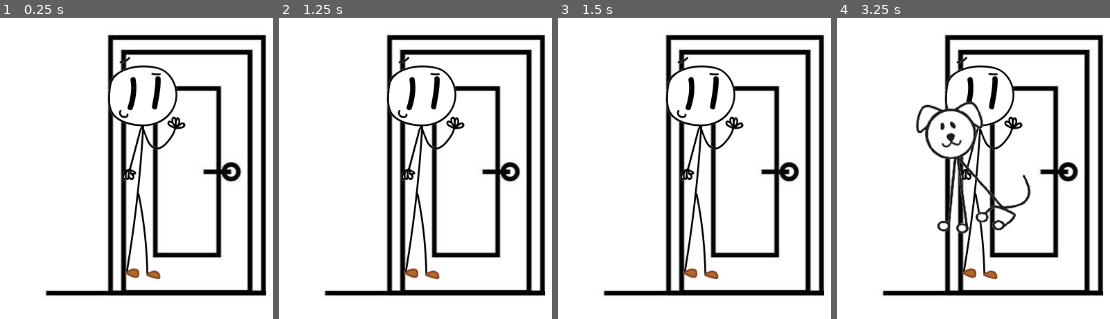
Above: before the commit, frames 1-4 (left to right).
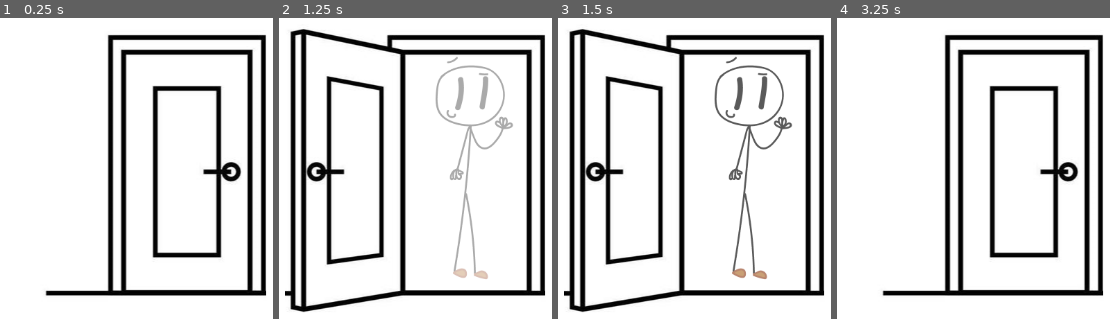
Above: after the commit, the same moments.

Repository: cjee246/NoPetsAllowed
Game: Godot game, scene res://scenes/main/main_game.tscn
Same seed, same stepped clock (60 frames per second), same inputs: the game is played once before the commit and once after it.
Inputs (mouse positions are in pixels of both pictures, inside the frame that each line leads up to):
- Up to frame 1 (0.25 s): no input
- Up to frame 2 (1.25 s): tap Enter at 0.5 s; move the mouse to (outside the picture) at 0.52 s; click (outside the picture) at 0.67 s
- Up to frame 3 (1.5 s): move the mouse to (outside the picture) at 1.27 s; click (outside the picture) at 1.42 s
- Up to frame 4 (3.25 s): tap Space at 2 s; move the mouse to (1052, 69) at 2.02 s; click (1052, 69) at 2.17 s; tap Enter at 2.75 s; move the mouse to (932, 258) at 2.77 s; click (932, 258) at 2.92 s

The runs differ from the first frame. In frame 1, 3.5% of the frame differs, in the area x 39-69%, y 12-87%; in frame 2, 21%; in frame 3, 21%, in the area x 2-96%, y 3-98%; in frame 4, 6.4%.

Commit message:
door open/close functionality

Diff:
--- a/no-pets-allowed/scenes/main/main_game.gd
+++ b/no-pets-allowed/scenes/main/main_game.gd
@@ -3,6 +3,7 @@
 
 # Called when the node enters the scene tree for the first time.
 func _ready() -> void:
+	await get_tree().create_timer(1.0).timeout
 	$Door.open_door()
 
 
--- a/no-pets-allowed/scenes/main/main_game.tscn
+++ b/no-pets-allowed/scenes/main/main_game.tscn
@@ -1,9 +1,7 @@
-[gd_scene load_steps=6 format=3 uid="uid://ciw8kicv5qio"]
+[gd_scene load_steps=4 format=3 uid="uid://ciw8kicv5qio"]
 
 [ext_resource type="PackedScene" uid="uid://bs1scwi8yq7di" path="res://scenes/objects/door.tscn" id="1_2qwqm"]
 [ext_resource type="Script" path="res://scenes/main/main_game.gd" id="1_413jr"]
-[ext_resource type="PackedScene" uid="uid://bvg3legqgm8bj" path="res://scenes/objects/human.tscn" id="2_h36c7"]
-[ext_resource type="PackedScene" uid="uid://nlg5bgtq6brj" path="res://scenes/objects/pet.tscn" id="3_0cv78"]
 
 [sub_resource type="CanvasItemMaterial" id="CanvasItemMaterial_nsq8g"]
 
@@ -17,18 +15,13 @@
 offset_top = -367.0
 offset_right = 618.0
 offset_bottom = 363.0
+mouse_filter = 2
 
 [node name="Camera2D" type="Camera2D" parent="."]
 
 [node name="CanvasGroup" type="CanvasGroup" parent="."]
 material = SubResource("CanvasItemMaterial_nsq8g")
 
+[node name="Node2D" type="Node2D" parent="."]
+
 [node name="Door" parent="." instance=ExtResource("1_2qwqm")]
-
-[node name="Human" parent="." instance=ExtResource("2_h36c7")]
-visible = false
-position = Vector2(66, 12)
-
-[node name="Pet" parent="." instance=ExtResource("3_0cv78")]
-visible = false
-position = Vector2(72, 78)
--- a/no-pets-allowed/scenes/objects/door.gd
+++ b/no-pets-allowed/scenes/objects/door.gd
@@ -1,11 +1,11 @@
 extends Node2D
 
 @onready var timer: Timer = $Timer
-
+@onready var animation: AnimatedSprite2D = $AnimatedSprite2D
 # variable for type
 enum Type {HUMAN, PET, NONE}
-var pet_scene: PackedScene = load("res://scenes/objects/pet.tscn")
-var human_scene: PackedScene = load( "res://scenes/objects/human.tscn")
+var pet_scene: PackedScene = preload("res://scenes/objects/pet.tscn")
+var human_scene: PackedScene = preload( "res://scenes/objects/human.tscn")
 
 # get current level settings -- move to game script
 var level: int = Main.level
@@ -22,6 +22,7 @@
 
 func set_door():
 	timer.wait_time = 3
+	Main.timer_wait_time = timer.wait_time
 	timer.start()
 
 func randomize_door():
@@ -33,6 +34,7 @@
 		return false
 	else:
 		# animate door open
+		animation.play("opening")
 		set_door()
 		randomize_door()
 		is_open = true
@@ -40,9 +42,13 @@
 		return true
 
 func close_door():
-	if is_human:
+	if !is_open:
+		return
+	elif is_human:
+		# play grumbling
 		pass
 	elif is_pet:
+		# play whining
 		pass
 	else:
 		pass
@@ -51,7 +57,10 @@
 func reset_door():
 	is_open = false
 	# animate door close
+	animation.play("closing")
 	# destroy any spawned objects
+	for object in $Objects/Waiting.get_children():
+		object.queue_free()
 	human_queue = 0
 	pet_queue = 0
 	timer.stop()
@@ -63,23 +72,21 @@
 func process_entry():
 	if is_human:
 		humans += 1
-		# animate human entry and dequeue
 	elif is_pet:
 		pets += 1
-		# animate pet entry and dequeue
+	for object in $Objects/Waiting.get_children():
+		object.reparent($Objects/Exiting)
 
 func process_spawn():
 	if human_queue > 0:
 		is_human = true
 		is_pet = false
 		human_queue -= 1
-		# spawn a human in the doorway
 		spawn_object(human_scene)
 	elif pet_queue > 0:
 		is_human = false
 		is_pet = true
 		pet_queue -= 1
-		# spawn a pet in the doorway
 		spawn_object(pet_scene)
 	else:
 		is_human = false
@@ -87,4 +94,11 @@
 
 func spawn_object(object_scene: PackedScene):
 	var object = object_scene.instantiate()
-	$Objects.add_child(object)
+	object.position = position + Vector2(70, 0)
+	$Objects/Waiting.add_child(object)
+
+func _on_area_2d_input_event(viewport: Node, event: InputEvent, shape_idx: int) -> void:
+	if event is InputEventMouseButton:
+		if (event as InputEventMouseButton).button_index == MOUSE_BUTTON_LEFT:
+			if event.is_pressed():
+				close_door()
--- a/no-pets-allowed/scenes/objects/door.tscn
+++ b/no-pets-allowed/scenes/objects/door.tscn
@@ -35,9 +35,9 @@
 "duration": 1.0,
 "texture": SubResource("AtlasTexture_iyt8p")
 }],
-"loop": true,
+"loop": false,
 "name": &"closing",
-"speed": 5.0
+"speed": 20.0
 }, {
 "frames": [{
 "duration": 1.0,
@@ -57,22 +57,35 @@
 "duration": 1.0,
 "texture": SubResource("AtlasTexture_bvl87")
 }],
-"loop": true,
+"loop": false,
 "name": &"opening",
-"speed": 5.0
+"speed": 20.0
 }]
 
+[sub_resource type="RectangleShape2D" id="RectangleShape2D_m2g3c"]
+size = Vector2(351, 378)
+
 [node name="Door" type="Node2D"]
+z_index = 5
 script = ExtResource("1_1mxlq")
 
 [node name="AnimatedSprite2D" type="AnimatedSprite2D" parent="."]
 sprite_frames = SubResource("SpriteFrames_2yfih")
-animation = &"closing"
-frame = 2
-frame_progress = 0.556754
+animation = &"closed"
 
 [node name="Timer" type="Timer" parent="."]
 
+[node name="Area2D" type="Area2D" parent="."]
+
+[node name="CollisionShape2D" type="CollisionShape2D" parent="Area2D"]
+position = Vector2(8.5, -4)
+shape = SubResource("RectangleShape2D_m2g3c")
+
 [node name="Objects" type="Node2D" parent="."]
 
+[node name="Waiting" type="Node2D" parent="Objects"]
+
+[node name="Exiting" type="Node2D" parent="Objects"]
+
 [connection signal="timeout" from="Timer" to="." method="_on_timer_timeout"]
+[connection signal="input_event" from="Area2D" to="." method="_on_area_2d_input_event"]
--- a/no-pets-allowed/scenes/objects/human.tscn
+++ b/no-pets-allowed/scenes/objects/human.tscn
@@ -1,8 +1,9 @@
-[gd_scene load_steps=3 format=3 uid="uid://bvg3legqgm8bj"]
+[gd_scene load_steps=4 format=3 uid="uid://bpkasvfhs2top"]
 
+[ext_resource type="Script" path="res://scenes/objects/object.gd" id="1_kexcp"]
 [ext_resource type="Texture2D" uid="uid://baoyrb26d1xiq" path="res://assets/visual/temp/stickperson.png" id="1_xaixr"]
 
-[sub_resource type="SpriteFrames" id="SpriteFrames_ii3tp"]
+[sub_resource type="SpriteFrames" id="SpriteFrames_62aae"]
 animations = [{
 "frames": [{
 "duration": 1.0,
@@ -14,7 +15,14 @@
 }]
 
 [node name="Human" type="Node2D"]
+modulate = Color(1, 1, 1, 0)
+script = ExtResource("1_kexcp")
 
 [node name="AnimatedSprite2D" type="AnimatedSprite2D" parent="."]
 scale = Vector2(0.5, 0.5)
-sprite_frames = SubResource("SpriteFrames_ii3tp")
+sprite_frames = SubResource("SpriteFrames_62aae")
+
+[node name="Timer" type="Timer" parent="."]
+one_shot = true
+
+[connection signal="timeout" from="Timer" to="." method="_on_timer_timeout"]
--- /dev/null
+++ b/no-pets-allowed/scenes/objects/object.gd
@@ -0,0 +1,18 @@
+extends Node2D
+
+@onready var timer: Timer = $Timer
+
+# Called when the node enters the scene tree for the first time.
+func _ready() -> void:
+	modulate.a = 0
+	var tween = create_tween().set_parallel(true)
+	tween.tween_property(self, 'modulate:a', 1.0, 0.8)
+	timer.wait_time = Main.timer_wait_time
+	timer.start()
+
+func _on_timer_timeout() -> void:
+	var tween = create_tween().set_parallel(true)
+	tween.tween_property(self, 'global_position', position + Vector2(-500, 0), 2.0)
+	tween.tween_property(self, 'modulate:a', 0, 1.0)
+	await tween.finished
+	queue_free()
--- a/no-pets-allowed/scenes/objects/pet.tscn
+++ b/no-pets-allowed/scenes/objects/pet.tscn
@@ -1,6 +1,7 @@
-[gd_scene load_steps=3 format=3 uid="uid://nlg5bgtq6brj"]
+[gd_scene load_steps=4 format=3 uid="uid://nlg5bgtq6brj"]
 
 [ext_resource type="Texture2D" uid="uid://cqqbfk17a8aem" path="res://assets/visual/temp/stickdog.png" id="1_af48n"]
+[ext_resource type="Script" path="res://scenes/objects/object.gd" id="1_dxfui"]
 
 [sub_resource type="SpriteFrames" id="SpriteFrames_38dsw"]
 animations = [{
@@ -14,7 +15,13 @@
 }]
 
 [node name="Pet" type="Node2D"]
+script = ExtResource("1_dxfui")
 
 [node name="AnimatedSprite2D" type="AnimatedSprite2D" parent="."]
 scale = Vector2(0.6, 0.6)
 sprite_frames = SubResource("SpriteFrames_38dsw")
+
+[node name="Timer" type="Timer" parent="."]
+one_shot = true
+
+[connection signal="timeout" from="Timer" to="." method="_on_timer_timeout"]
--- a/no-pets-allowed/scripts/main/main.gd
+++ b/no-pets-allowed/scripts/main/main.gd
@@ -15,6 +15,9 @@
 var humans: int = 0
 var score: int = 0
 
+# global variables
+var timer_wait_time: float = 0.0
+
 func _ready() -> void:
 	pass # Replace with function body.
 
Not shown: 1 places in no-pets-allowed/scenes/objects/door.tscn that only renumber resources
